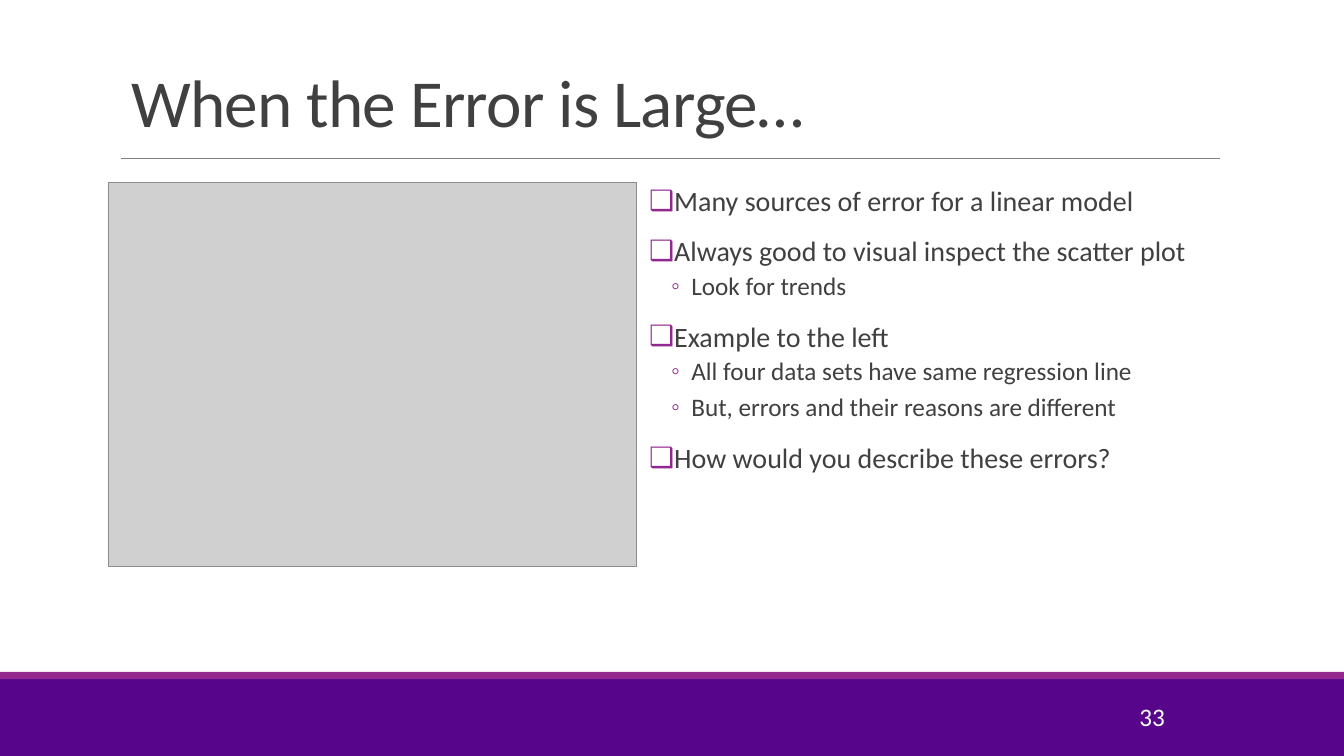
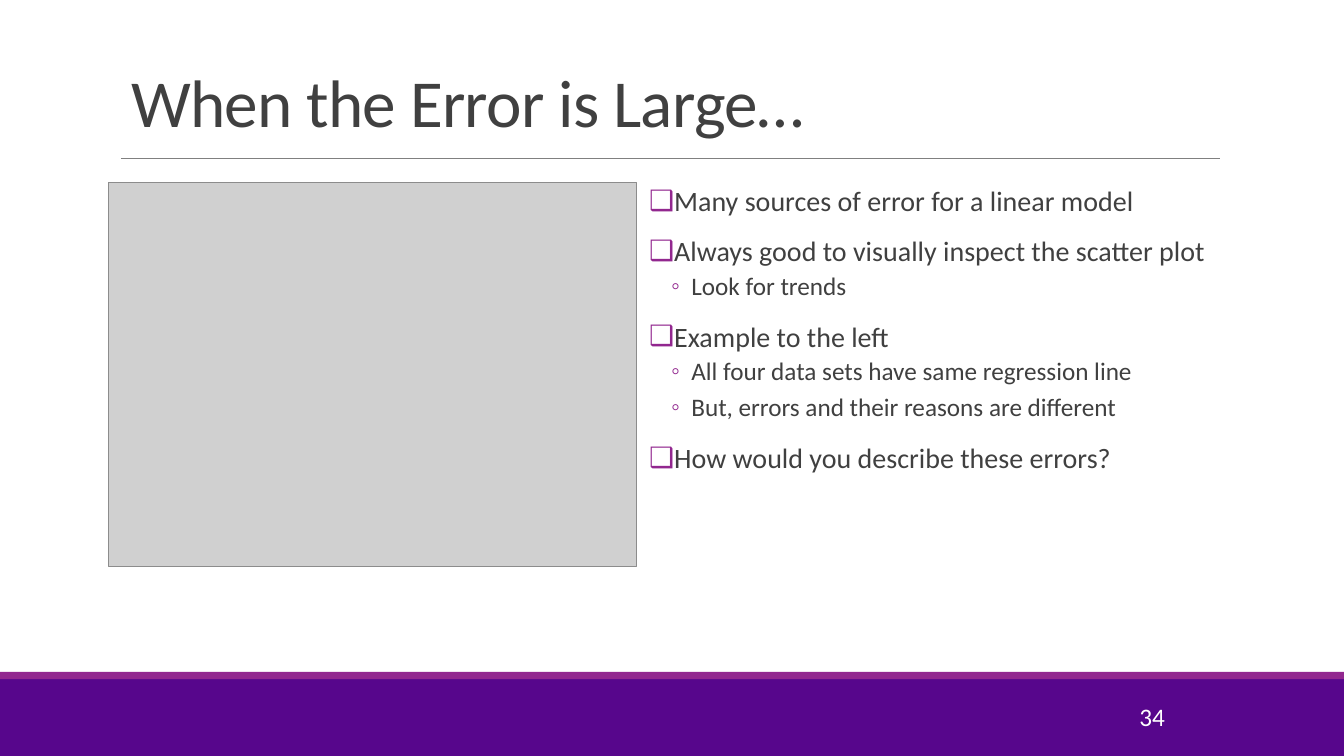
Before and after one commit to joshzzl/introml, a slide deck: slide 34 of lectures/Lect02_SimpRegression.pptx (slide 33 before the commit). Drawn at 1344x756 pixels with LibreOffice and Linux fonts; fonts in the diff are those of the drawing; grey boxes stand for pictures; background and template pictures are left out. Boxes give left, top, right and bottom in pixels: in the first picture for what was removed or moved away, otherwise in the second. Text is boxed around its words. In the diff, an @@ line names an element or a change of style, - is before the commit and + after.

Commit message:
Fixing some typos

```diff
--- a/lectures/Lect02_SimpRegression.pptx
+++ b/lectures/Lect02_SimpRegression.pptx
@@ text at (674, 241, 1204, 266): text changed @@
-❑ Always good to visual inspect the scatter plot
+❑ Always good to visually inspect the scatter plot
@@ page number at (1139, 709, 1165, 726): text changed @@
-33
+34
```
Also in this commit, not shown: 2 other slides changed, 1 slide added.
